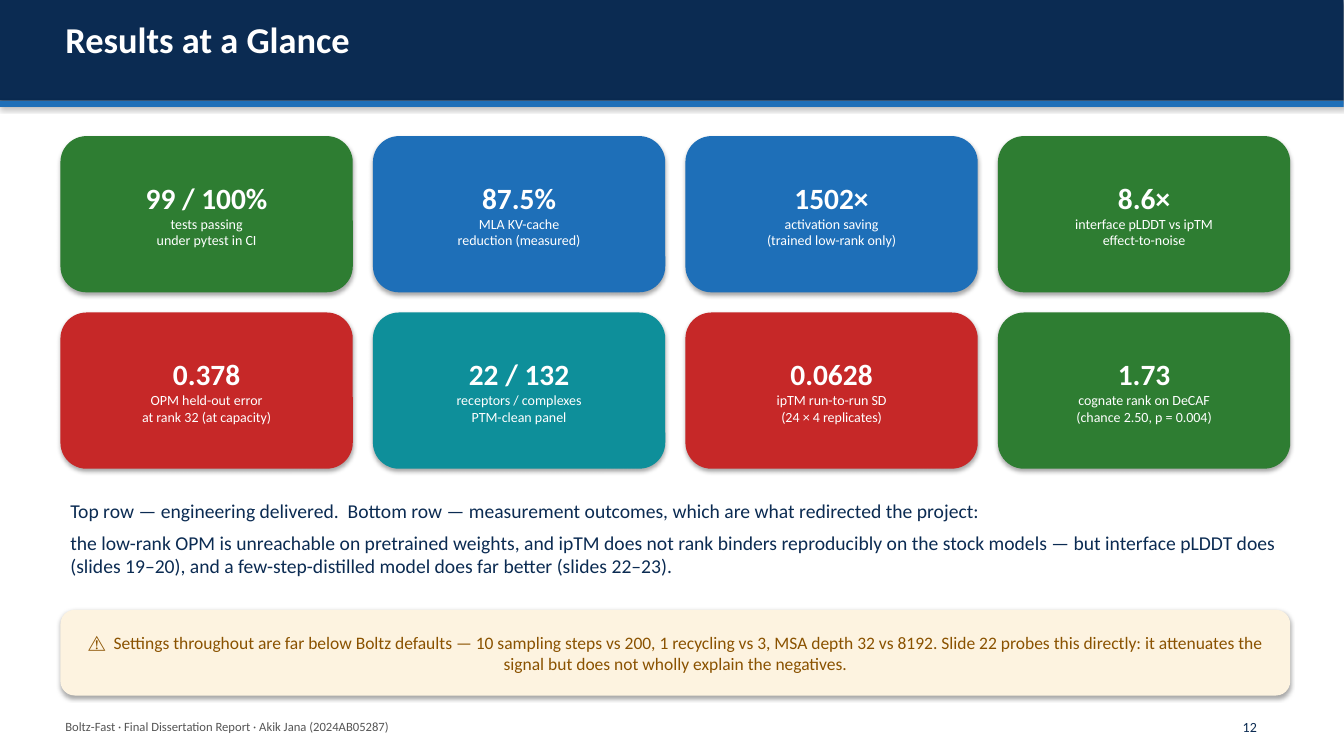
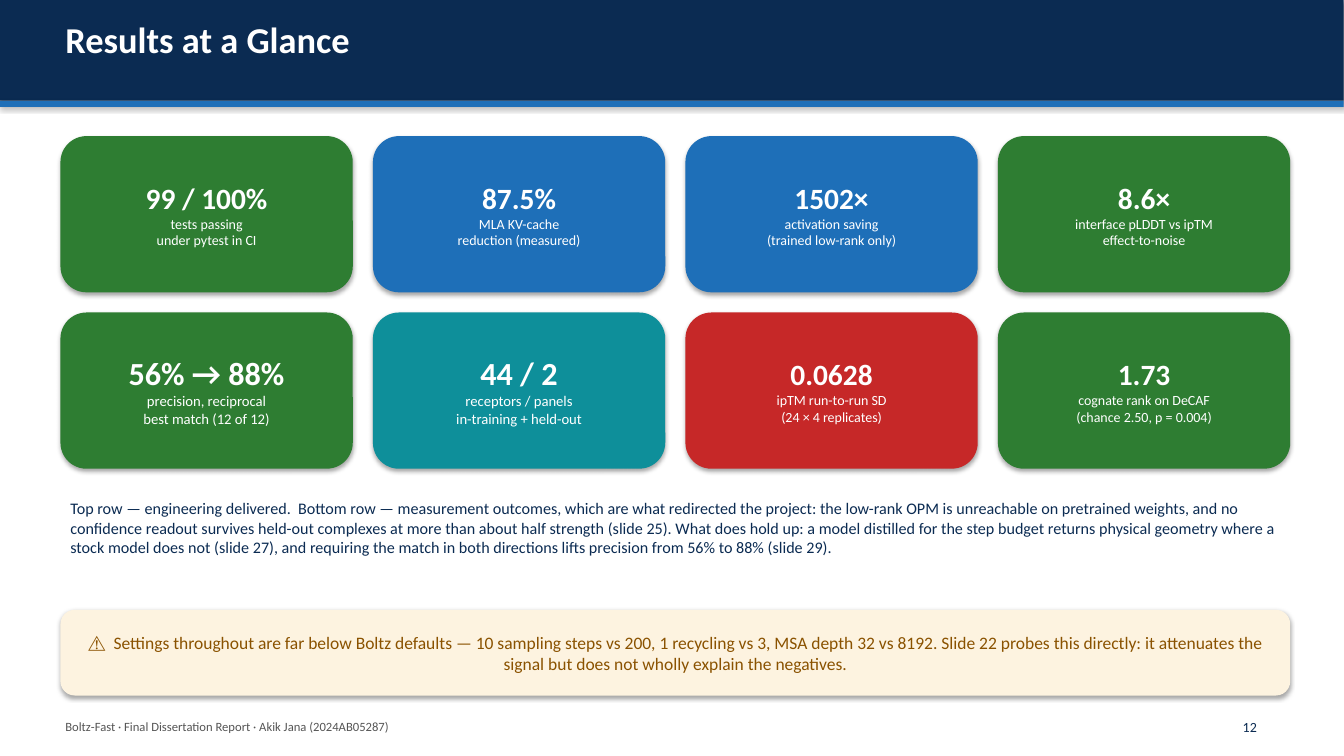
Before and after one commit to AkikJana/biomolecular-design-coreai, a slide deck: slide 12 of final_dissertation_presentation.pptx. Drawn at 1344x756 pixels with LibreOffice and Linux fonts; fonts in the diff are those of the drawing. Boxes give left, top, right and bottom in pixels: in the first picture for what was removed or moved away, otherwise in the second. Text is boxed around its words. In the diff, an @@ line names an element or a change of style, - is before the commit and + after.

```diff
--- a/final_dissertation_presentation.pptx
+++ b/final_dissertation_presentation.pptx
@@ rounded rectangle "56% → 88%" at [60,313,353,469]: fill #C62828 to #2E7D32 @@
@@ text in rounded rectangle at [129,363,284,426]: text changed; size 10 to 10.5 pt @@
-0.378
-OPM held-out error
-at rank 32 (at capacity)
+56% → 88%
+precision, reciprocal
+best match (12 of 12)
@@ text in rounded rectangle at [456,364,582,427]: text changed; size 10 to 10.5 pt @@
-22 / 132
-receptors / complexes
-PTM-clean panel
+44 / 2
+receptors / panels
+in-training + held-out
@@ text at [70,502,1275,556]: text changed; size 14 to 11.5 pt @@
-Top row — engineering delivered. Bottom row — measurement outcomes, which are what redirected the project:
-the low-rank OPM is unreachable on pretrained weights, and ipTM does not rank binders reproducibly on the stock models — but interface pLDDT does (slides 19–20), and a few-step-distilled model does far better (slides 22–23).
+Top row — engineering delivered. Bottom row — measurement outcomes, which are what redirected the project: the low-rank OPM is unreachable on pretrained weights, and no confidence readout survives held-out complexes at more than about half strength (slide 25). What does hold up: a model distilled for the step budget returns physical geometry where a stock model does not (slide 27), and requiring the match in both directions lifts precision from 56% to 88% (slide 29).
```
